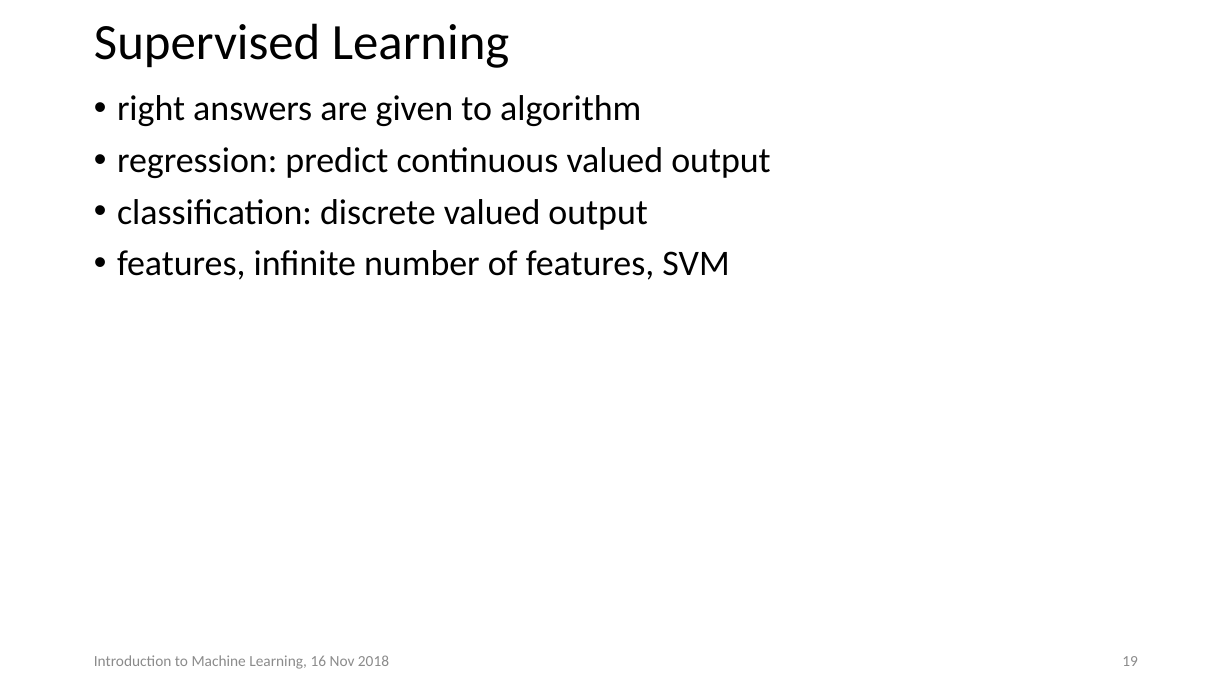
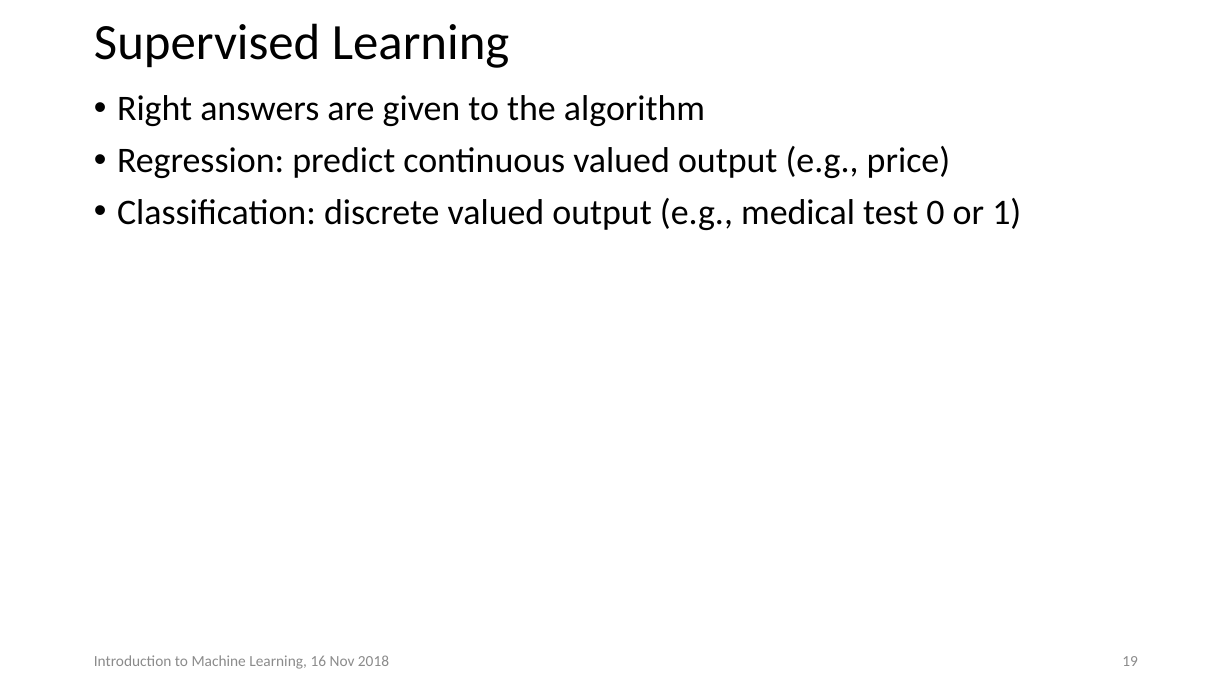
Before and after one commit to botterweck/research, a slide deck: slide 19 of presentations/2018-11-introductontomachinelearning/IntroML.pptx. Drawn at 1232x693 pixels with LibreOffice and Linux fonts; fonts in the diff are those of the drawing. Boxes give left, top, right and bottom in pixels: in the first picture for what was removed or moved away, otherwise in the second. Text is boxed around its words. In the diff, an @@ line names an element or a change of style, - is before the commit and + after.

```diff
--- a/presentations/2018-11-introductontomachinelearning/IntroML.pptx
+++ b/presentations/2018-11-introductontomachinelearning/IntroML.pptx
@@ text at [117, 95, 1021, 230]: text changed @@
-• right answers are given to algorithm
-• regression: predict continuous valued output
-• classification: discrete valued output
-• features, infinite number of features, SVM
+• Right answers are given to the algorithm
+• Regression: predict continuous valued output (e.g., price)
+• Classification: discrete valued output (e.g., medical test 0 or 1)
```
Also in this commit, not shown: 3 other slides changed, 5 slides added, 4 other files.
